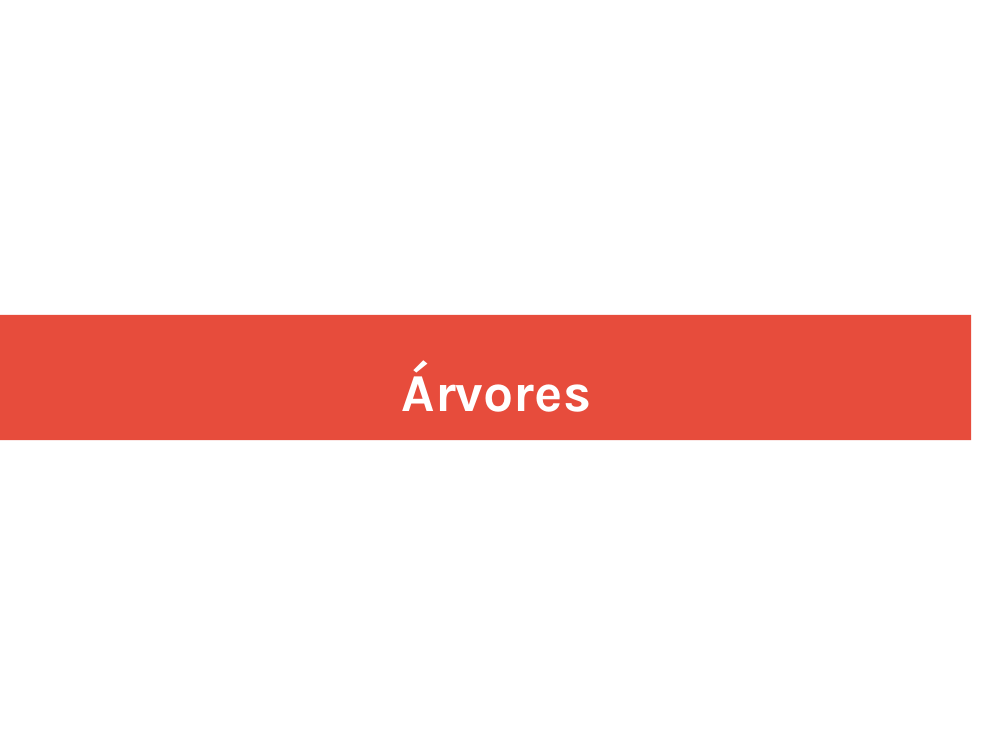
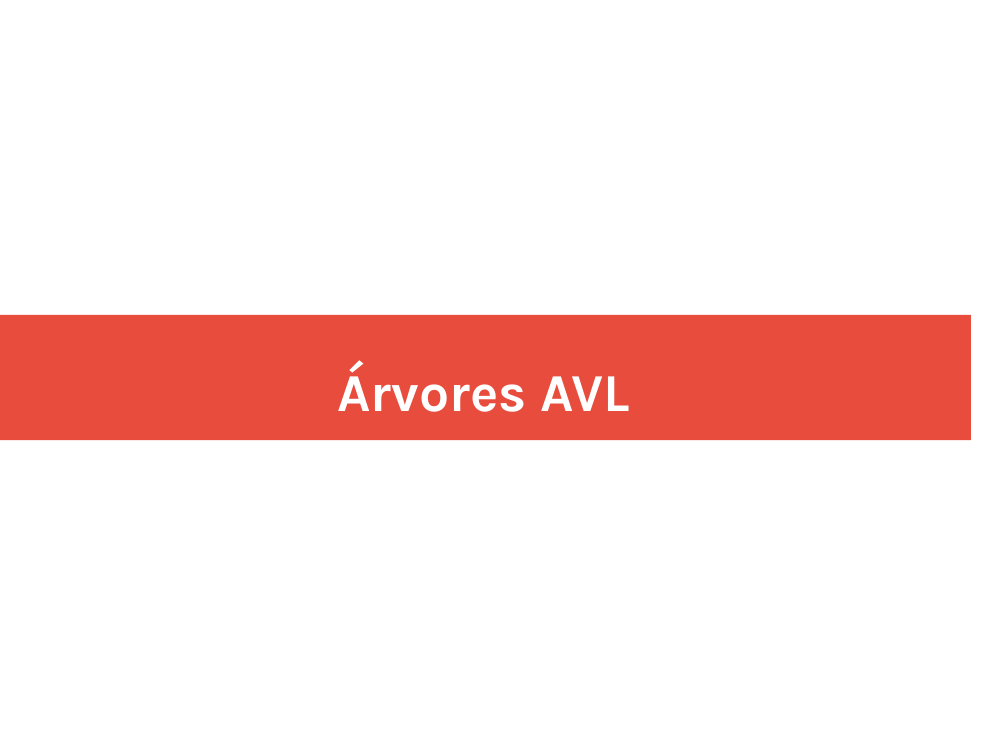
Before and after one commit to andrehochuli/teaching, a slide deck: slide 11 of DataStructuresAndAlgorithms/Lecture 04 - Trees/Aula 04 - Trees.pptx. Drawn at 1008x756 pixels with LibreOffice and Linux fonts; fonts in the diff are those of the drawing. Boxes give left, top, right and bottom in pixels: in the first picture for what was removed or moved away, otherwise in the second. Text is boxed around its words. In the diff, an @@ line names an element or a change of style, - is before the commit and + after.

```diff
--- a/DataStructuresAndAlgorithms/Lecture 04 - Trees/Aula 04 - Trees.pptx
+++ b/DataStructuresAndAlgorithms/Lecture 04 - Trees/Aula 04 - Trees.pptx
@@ text at (337,363,630,412): text changed @@
-Árvores
+Árvores AVL
```
Also in this commit, not shown: 8 other slides changed, 9 other files.
